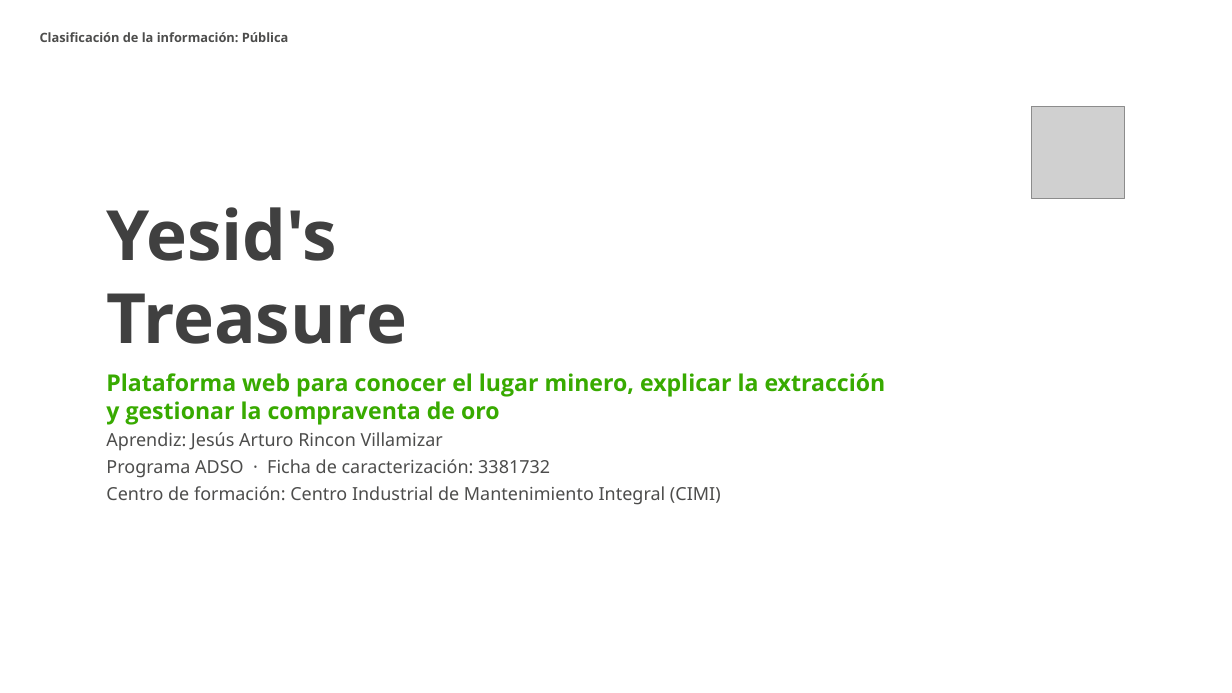
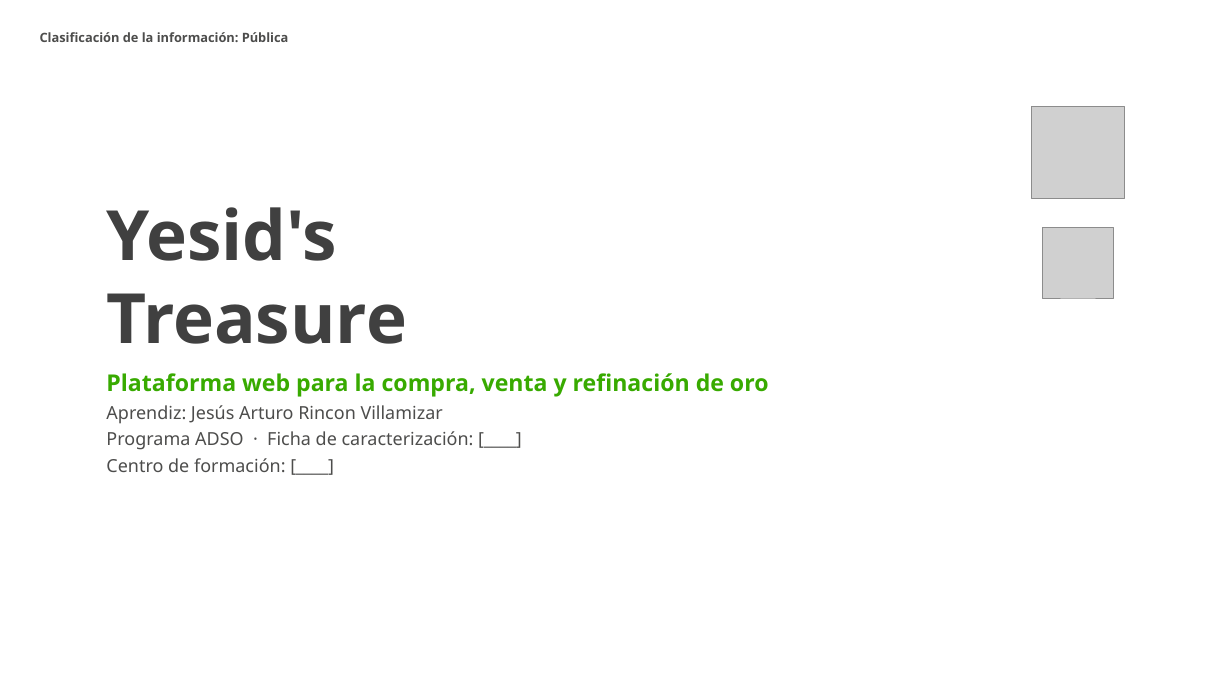
Before and after one commit to JesusArturoRincon21/Proyecto-Sena, a slide deck: slide 1 of docs/presentacion/Yesids_Treasure_Pitch.pptx. Drawn at 1232x693 pixels with LibreOffice and Linux fonts; fonts in the diff are those of the drawing; grey boxes stand for pictures; background and template pictures are left out. Boxes give left, top, right and bottom in pixels: in the first picture for what was removed or moved away, otherwise in the second. Text is boxed around its words. In the diff, an @@ line names an element or a change of style, - is before the commit and + after.

```diff
--- a/docs/presentacion/Yesids_Treasure_Pitch.pptx
+++ b/docs/presentacion/Yesids_Treasure_Pitch.pptx
@@ picture added at [1043,227,1114,299] @@
@@ text at [106,373,769,397]: text changed @@
-Plataforma web para conocer el lugar minero, explicar la extracción y gestionar la compraventa de oro
+Plataforma web para la compra, venta y refinación de oro
@@ text at [106,431,474,472]: text changed @@
-Programa ADSO · Ficha de caracterización: 3381732
-Centro de formación: Centro Industrial de Mantenimiento Integral (CIMI)
+Programa ADSO · Ficha de caracterización: [____]
+Centro de formación: [____]
```
Also in this commit, not shown: 10 other slides changed, 1 slide added, 1 slide removed, 9 other files.
